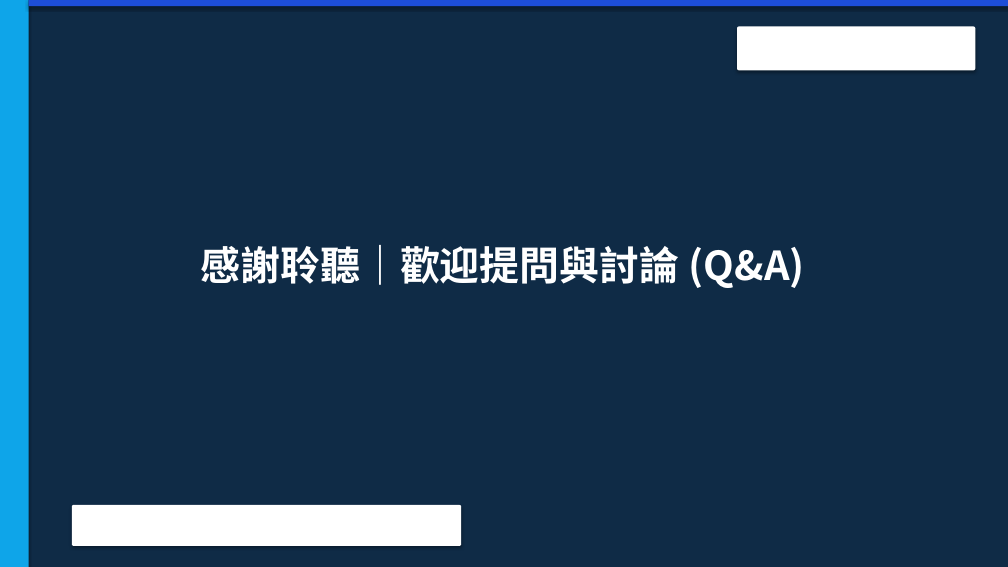
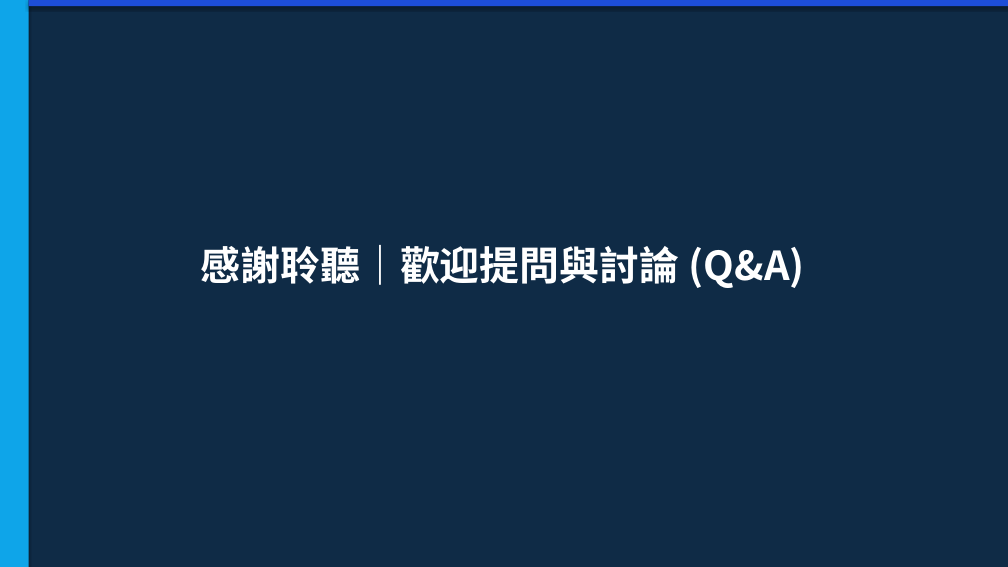
Before and after one commit to roberthsu2003/workflow-productivity, a slide deck: slide 8 of 常見的AI應用/office辦公室應用進階的對齊/pptx/母片大綱動態生成/簡報_母片動態生成示範.pptx. Drawn at 1008x567 pixels with LibreOffice and Linux fonts; fonts in the diff are those of the drawing; background and template pictures are left out. Boxes give left, top, right and bottom in pixels: in the first picture for what was removed or moved away, otherwise in the second. Text is boxed around its words. In the diff, an @@ line names an element or a change of style, - is before the commit and + after.

```diff
--- a/常見的AI應用/office辦公室應用進階的對齊/pptx/母片大綱動態生成/簡報_母片動態生成示範.pptx
+++ b/常見的AI應用/office辦公室應用進階的對齊/pptx/母片大綱動態生成/簡報_母片動態生成示範.pptx
@@ rounded rectangle removed at [737, 26, 975, 70] @@
@@ rounded rectangle removed at [72, 505, 461, 546] @@
```
Also in this commit, not shown: 7 other slides changed, 3 other files.
